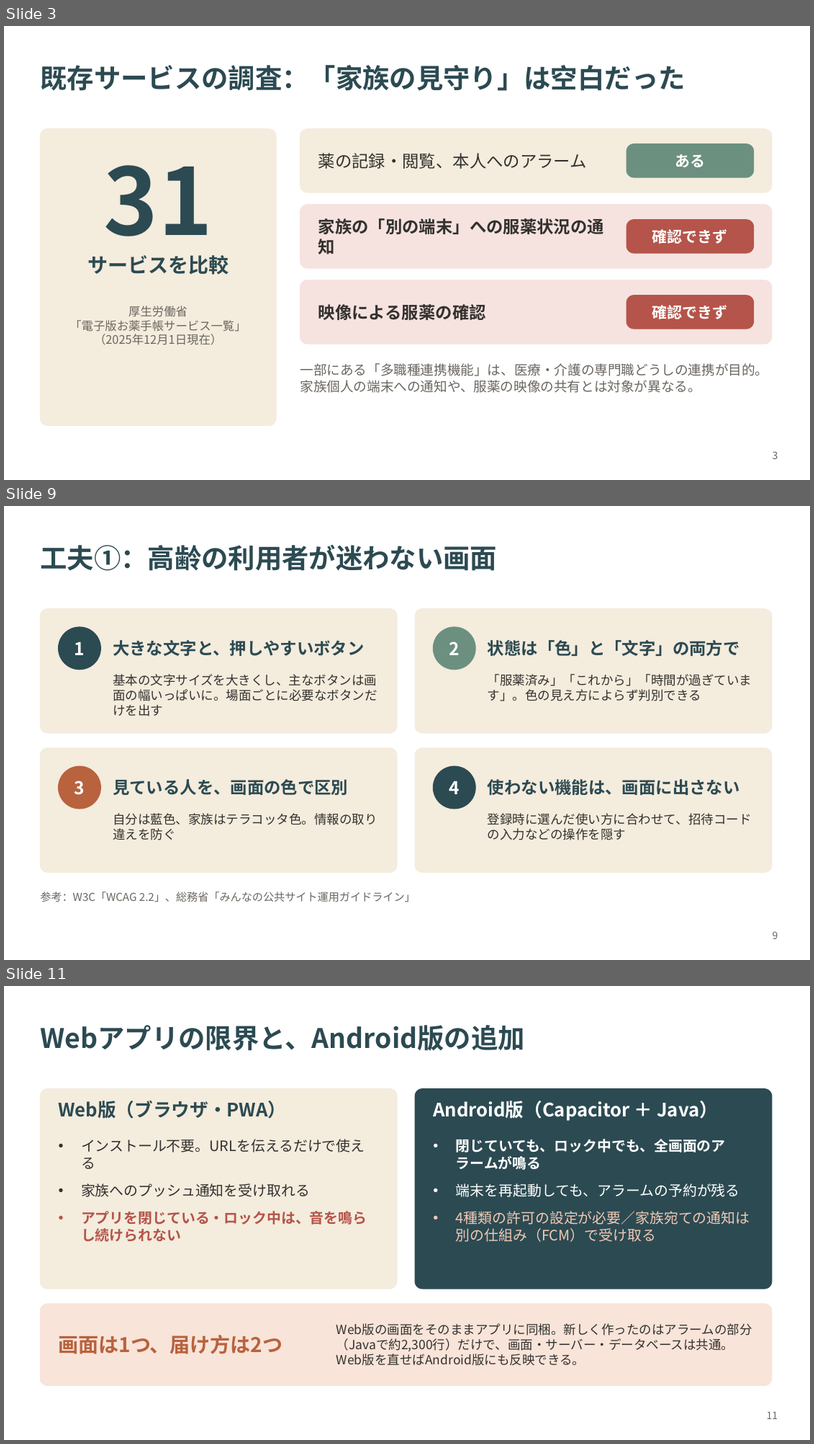
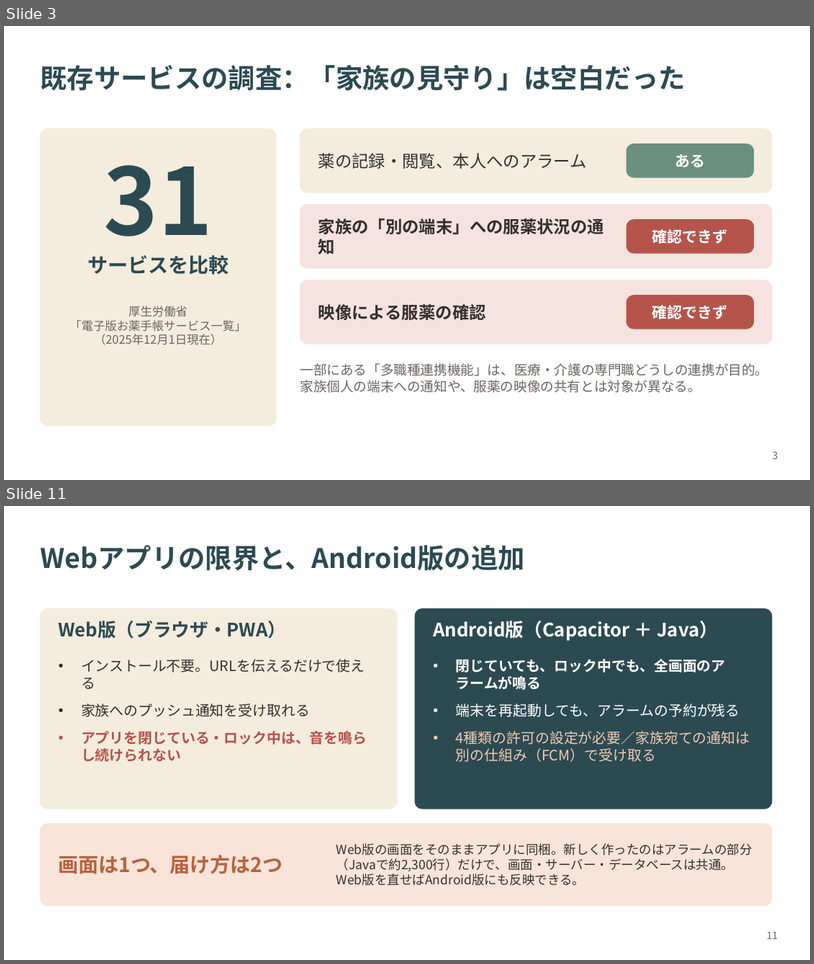
Before and after one commit to zono-NISHI/medi-watch, a slide deck: docs/卒論(参考資料)/最新の卒論、要旨、パワポ/2370354_西薗正彦_卒業論文発表.pptx. Shown one above the other, each under a label of ours: slides 3, 9 and 11 before the commit, slides 3 and 11 after it; the slides between them are not shown. The pictures are 814x1444 and 814x964 pixels, drawn with LibreOffice and Linux fonts; fonts in the diff are those of the drawing. Boxes give left, top, right and bottom in pixels: in the first picture for what was removed or moved away, otherwise in the second. Text is boxed around its words. In the diff, an @@ line names an element or a change of style, - is before the commit and + after.

```diff
--- a/docs/卒論(参考資料)/最新の卒論、要旨、パワポ/2370354_西薗正彦_卒業論文発表.pptx
+++ b/docs/卒論(参考資料)/最新の卒論、要旨、パワポ/2370354_西薗正彦_卒業論文発表.pptx
@@ slide 9 removed at (4, 506, 810, 960), background #FFFFFF @@
@@ title removed at (40, 545, 497, 571) @@
-工夫①：高齢の利用者が迷わない画面
@@ rounded rectangle removed at (40, 609, 397, 733) @@
@@ rounded rectangle removed at (415, 609, 772, 733) @@
@@ ellipse removed at (59, 627, 100, 669) @@
@@ ellipse removed at (434, 627, 476, 669) @@
@@ text removed at (75, 642, 85, 655) @@
-1
@@ text removed at (113, 640, 364, 656) @@
-大きな文字と、押しやすいボタン
@@ text removed at (450, 641, 460, 655) @@
-2
@@ text removed at (488, 640, 741, 656) @@
-状態は「色」と「文字」の両方で
@@ text removed at (113, 674, 377, 716) @@
-基本の文字サイズを大きくし、主なボタンは画面の幅いっぱいに。場面ごとに必要なボタンだけを出す
@@ text removed at (488, 674, 752, 701) @@
-「服薬済み」「これから」「時間が過ぎています」。色の見え方によらず判別できる
@@ rounded rectangle removed at (40, 748, 397, 872) @@
@@ rounded rectangle removed at (415, 748, 772, 872) @@
@@ ellipse removed at (59, 766, 100, 808) @@
@@ text removed at (75, 780, 85, 795) @@
-3
@@ text removed at (113, 779, 348, 795) @@
-見ている人を、画面の色で区別
@@ ellipse removed at (434, 766, 476, 808) @@
@@ text removed at (450, 781, 460, 794) @@
-4
@@ text removed at (488, 779, 741, 795) @@
-使わない機能は、画面に出さない
@@ text removed at (113, 813, 377, 840) @@
-自分は藍色、家族はテラコッタ色。情報の取り違えを防ぐ
@@ text removed at (488, 813, 752, 840) @@
-登録時に選んだ使い方に合わせて、招待コードの入力などの操作を隠す
@@ text removed at (40, 891, 416, 902) @@
-参考：W3C「WCAG 2.2」、総務省「みんなの公共サイト運用ガイドライン」
@@ page number removed at (773, 931, 779, 939) @@
-9
```
Also in this commit, not shown: 3 slides changed, 5 slides added, 5 other slides removed, 4 other files.
